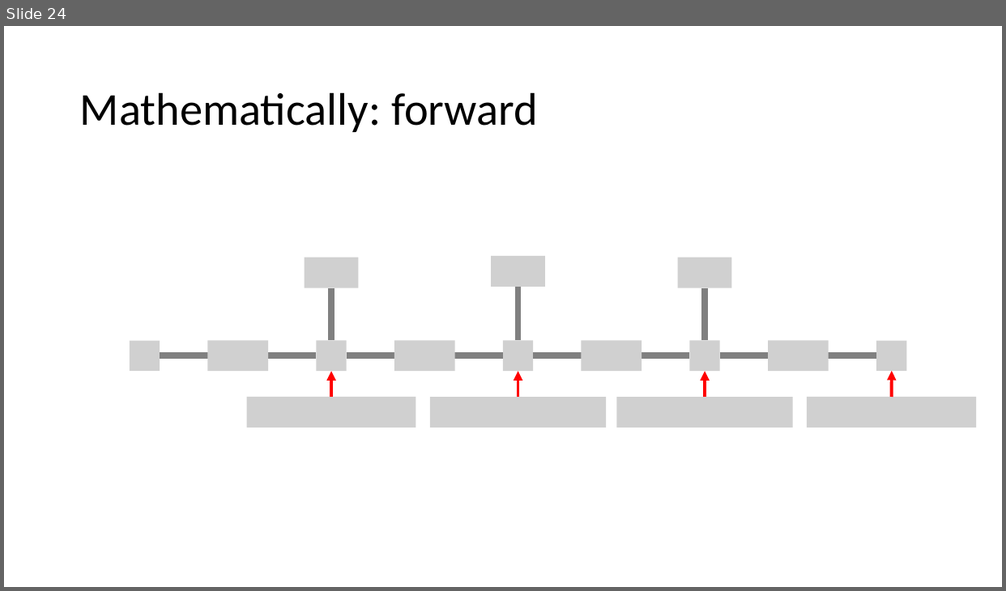
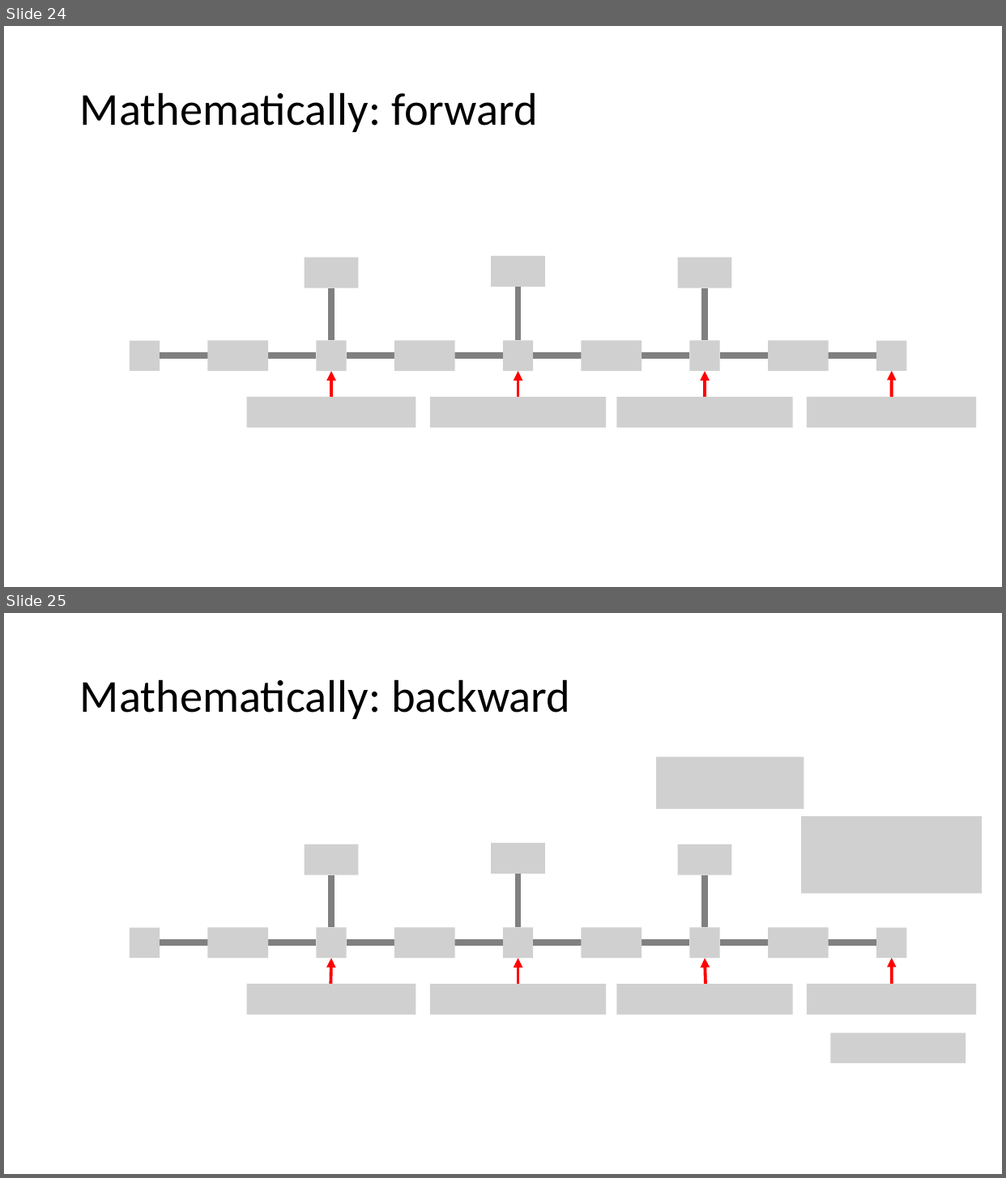
Before and after one commit to MICS-Lab/DeepLearningCourse, a slide deck: Slides_1.pptx. Shown one above the other, each under a label of ours: slide 24 before the commit, slides 24 and 25 after it. The pictures are 1006x591 and 1006x1178 pixels, drawn with LibreOffice and Linux fonts; fonts in the diff are those of the drawing; grey boxes stand for pictures. Boxes give left, top, right and bottom in pixels: in the first picture for what was removed or moved away, otherwise in the second. Text is boxed around its words. In the diff, an @@ line names an element or a change of style, - is before the commit and + after.

Commit message:
added error & backprop to y

```diff
--- a/Slides_1.pptx
+++ b/Slides_1.pptx
@@ slide 25 added at bbox=[4, 613, 1002, 1174], background #FFFFFF @@
@@ title added at bbox=[80, 679, 571, 719], 44 pt, text #000000 @@
+Mathematically: backward
@@ picture added at bbox=[656, 756, 803, 809] @@
@@ picture added at bbox=[801, 816, 982, 894] @@
@@ picture added at bbox=[305, 845, 358, 875] @@
@@ picture added at bbox=[492, 843, 545, 874] @@
@@ picture added at bbox=[678, 845, 731, 875] @@
@@ line added from (331, 875) to (331, 927), #808080 6 pt @@
@@ line added from (518, 874) to (518, 927), #808080 6 pt @@
@@ line added from (705, 875) to (705, 927), #808080 6 pt @@
@@ picture added at bbox=[130, 928, 160, 958] @@
@@ picture added at bbox=[207, 927, 268, 958] @@
@@ picture added at bbox=[316, 927, 346, 958] @@
@@ picture added at bbox=[394, 927, 455, 958] @@
@@ picture added at bbox=[503, 927, 533, 958] @@
@@ picture added at bbox=[582, 927, 641, 958] @@
@@ picture added at bbox=[690, 927, 720, 958] @@
@@ picture added at bbox=[769, 927, 829, 958] @@
@@ picture added at bbox=[877, 928, 908, 958] @@
@@ line added from (160, 943) to (316, 943), #808080 6 pt @@
@@ line added from (346, 943) to (503, 943), #808080 6 pt @@
@@ line added from (533, 943) to (690, 943), #808080 6 pt @@
@@ line added from (720, 943) to (877, 943), #808080 6 pt @@
@@ arrow added from (331, 984) to (331, 958), #FF0000 3 pt @@
@@ arrow added from (518, 984) to (518, 958), #FF0000 3 pt @@
@@ arrow added from (705, 984) to (705, 958), #FF0000 3 pt @@
@@ arrow added from (892, 984) to (892, 958), #FF0000 3 pt @@
@@ picture added at bbox=[246, 984, 415, 1015] @@
@@ picture added at bbox=[430, 984, 606, 1015] @@
@@ picture added at bbox=[617, 984, 793, 1015] @@
@@ picture added at bbox=[808, 984, 977, 1015] @@
@@ picture added at bbox=[830, 1033, 965, 1063] @@
```
